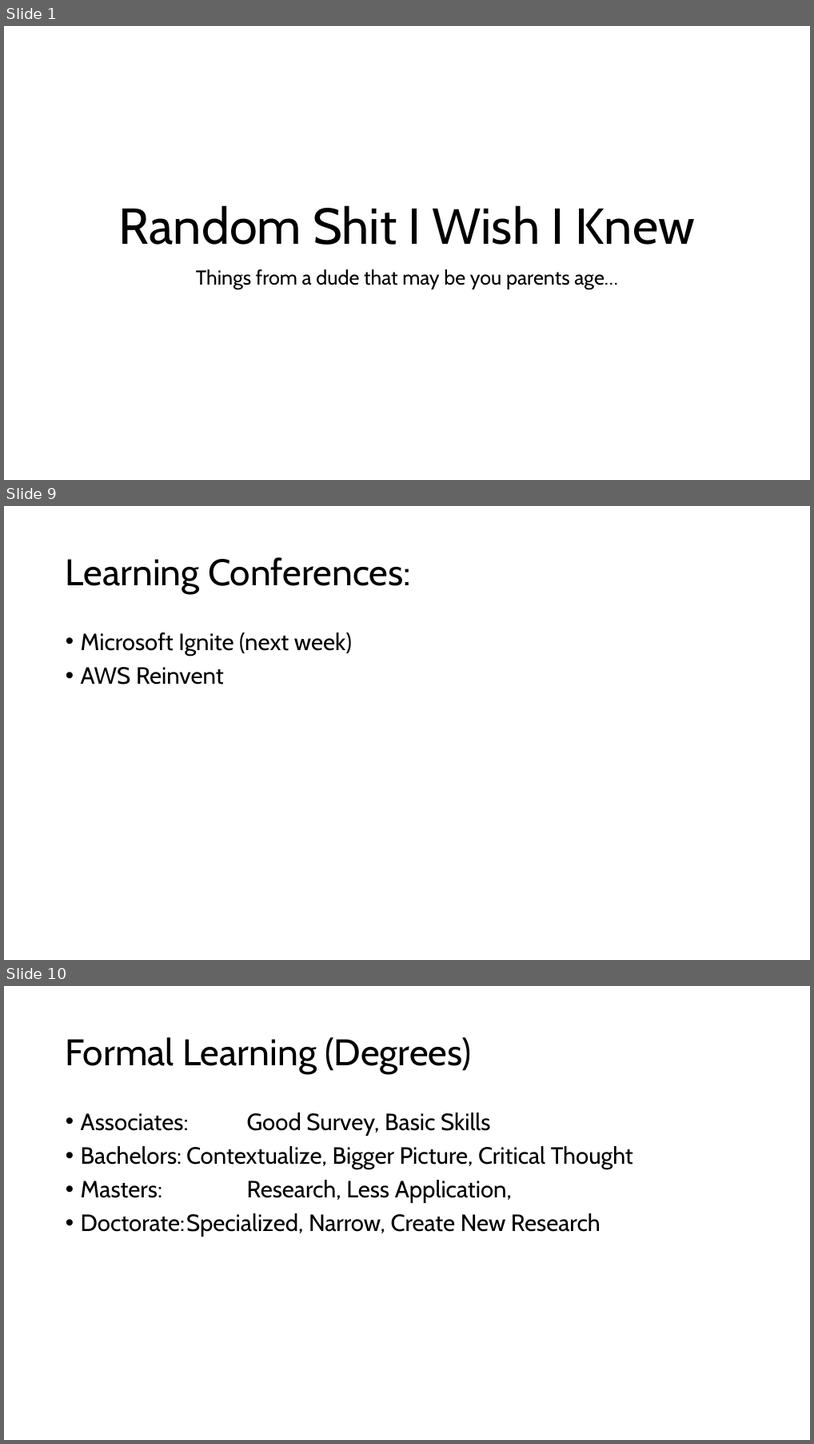
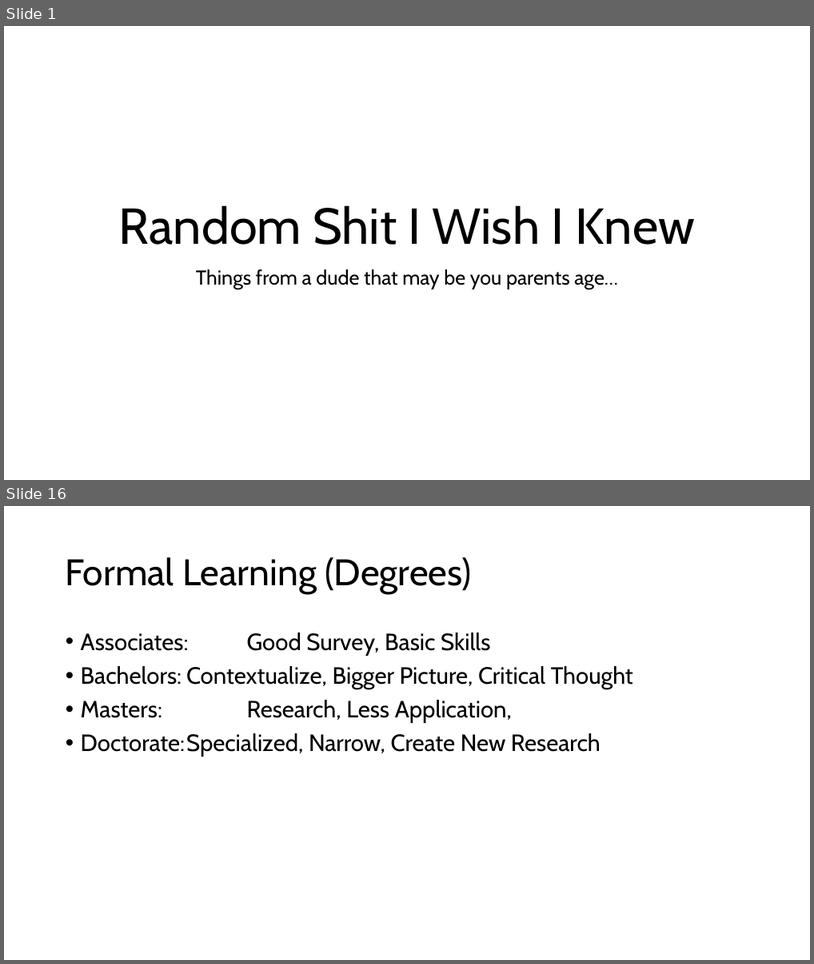
Before and after one commit to dtuuri/presentations, a slide deck: ShitIWishIKnew.pptx. Shown one above the other, each under a label of ours: slides 1, 9 and 10 before the commit, slides 1 and 16 after it; the slides between them are not shown. The pictures are 814x1444 and 814x964 pixels, drawn with LibreOffice and Linux fonts; fonts in the diff are those of the drawing. Boxes give left, top, right and bottom in pixels: in the first picture for what was removed or moved away, otherwise in the second. Text is boxed around its words. In the diff, an @@ line names an element or a change of style, - is before the commit and + after.

```diff
--- a/ShitIWishIKnew.pptx
+++ b/ShitIWishIKnew.pptx
@@ slide 9 removed at <box>4,506,810,960</box>, background #FFFFFF @@
@@ title removed at <box>66,557,411,594</box> @@
-Learning Conferences:
@@ text removed at <box>81,632,352,684</box> @@
-• Microsoft Ignite (next week)
-• AWS Reinvent
@@ what was slide 10 is now slide 16 @@
```
Also in this commit, not shown: 9 slides changed, 7 slides added, 1 other slide removed.
